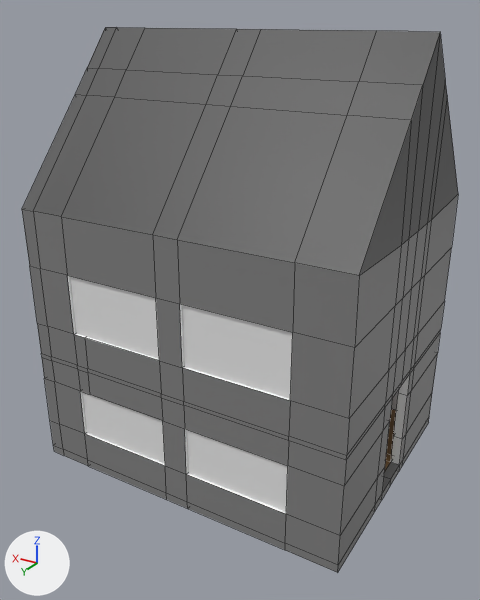
An edit to the Blender file Assets/Models/untitled.blend, drawn before and after from the same camera.
Both versions are drawn from a camera (50 mm lens) standing at (-2.98, 5.1, 2.87) and looking at (0.0, 0.14, 0.39). The lights are fixed; the arrows at lower left show +X, +Y and +Z. Mesh edges are drawn as thin lines.

The older version as bpy lines, for what is in view:
```python
me_cube_002 = bpy.data.meshes.new('Cube.002')
me_cube_002.from_pydata(...)  # 748 vertices, 755 faces; spans x -1.06..1.06, y -1.07..1.07, z -0.99..2.17
me_cube_002.materials.append(mat_material_001)  # picture img_атлас_png
me_plane = bpy.data.meshes.new('Plane')
me_plane.from_pydata(...)  # a box spanning x -1.0..1.0, y -1.0..1.0, z 0.0..0.02
ob_cube_001 = bpy.data.objects.new('Cube.001', me_cube_002)
ob_cube_001.location = (0.01, -0.04, 0.0)
ob_cube_001.scale = (1.48, 1.18, 1.27)
ob_plane = bpy.data.objects.new('Plane', me_plane)
ob_plane.location = (-0.03, 1.17, -0.06)
ob_plane.rotation_euler = (0.0, 1.571, 1.571)  # degrees (0, 90, 90)
ob_plane.scale = (1.0, 1.27, 1.0)
```
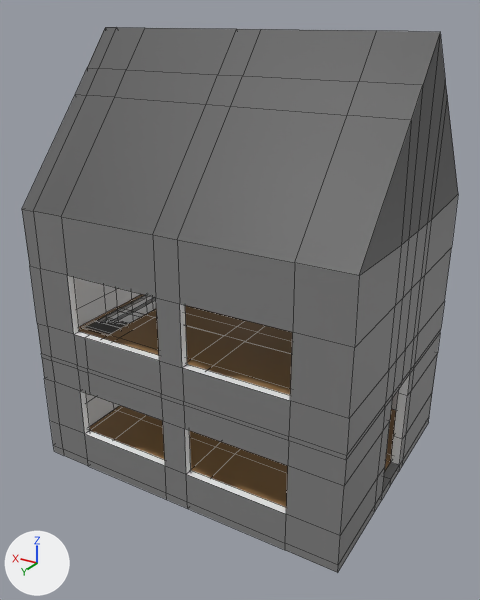
Pixel boxes [x1, y1, x2, y2] of what changed, in the pictures (480 x 600 px; the box of a moved part takes in the faces that stretch with it):
'Plane', hidden
    before: [70, 276, 293, 512]
part 1 of me_cube_002, moved or reshaped (not visible before)
    after: [77, 294, 293, 402]

What changed in the scene script:
```text
Change me_cube_002:
    used by ob_cube_001; location = (0.01, -0.04, 0.0); scale = (1.48, 1.18, 1.27)
    remove me_cube_002.from_pydata(...)  # 748 vertices, 755 faces; spans x -1.06..1.06, y -1.07..1.07, z -0.99..2.17
    add me_cube_002.from_pydata(...)  # 743 vertices, 739 faces; spans x -1.06..1.06, y -1.07..1.07, z -0.99..2.17
    me_cube_002 part 1
    84 vertices are removed from x -1.0..1.0, y -1.0..0.67, z -0.13..-0.09
    102 faces are deleted
    84 vertices in x -1.0..1.0, y -1.0..1.0, z -0.09 move by (0.0, 0.0, 0.09)
    51 vertices in x -1.0..1.0, y -1.0..1.0, z -0.31..-0.13 move by (0.0, 0.0, 0.1)
    29 vertices are added at x -1.0..1.0, y -1.0..0.67, z -0.03..0.0
    5 new vertices lie (0.0, -0.47, 0.0) away from vertices in x -1.0..0.66, y 0.67, z -0.13..-0.09
    5 new vertices lie (0.0, -0.32, 0.0) away from vertices in x -1.0..0.74, y -0.68..-0.36, z -0.09..0.0
    5 new vertices lie (0.26, 0.0, 0.0) away from vertices in x -1.0, y -0.68..0.2, z -0.13..-0.03
    7 new vertices lie (0.67, 0.0, 0.0) away from vertices in x -0.74, y -0.68..0.2, z -0.13..-0.03
    7 new vertices lie (0.16, 0.0, 0.0) away from vertices in x -0.07, y -0.68..0.2, z -0.03
    5 new vertices lie (0.0, -0.32, 0.0) away from vertices in x -1.0..0.74, y -0.68, z -0.03..0.0
    5 new vertices lie (0.57, 0.0, 0.0) away from vertices in x 0.09, y -0.36..0.2, z -0.03
    6 new vertices lie (0.08, 0.0, 0.0) away from vertices in x 0.66, y -0.36..0.0, z -0.09..-0.03
    5 new vertices lie (0.23, 0.0, 0.0) away from vertices in x 0.74, y -1.0..-0.36, z -0.09..0.0
    86 new faces join them
Change ob_plane:
    add ob_plane.hide_render = True
```
